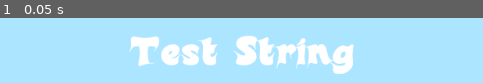
Above: before the commit, frame 1.
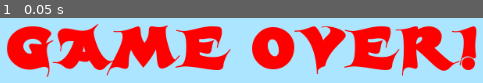
Above: after the commit, the same moment.

Repository: KennedyMungai/SimplePlatformer
Game: Godot game, scene res://Scenes/GameOver.tscn
The game is run twice, just before and just after one commit, with the same random seed, the same clock (stepped at 60 frames per second) and the same inputs. This scene is started directly instead of the project's main scene.
Inputs:
- Up to frame 1 (0.05 s): no input

The runs differ from the first frame. In frame 1, 44% of the frame differs, in the area x 1-99%, y 9-91%.

Commit message:
CHanged the font size to 75 and used a deep red as the font color

Diff:
--- a/Scenes/GameOver.tscn
+++ b/Scenes/GameOver.tscn
@@ -4,7 +4,7 @@
 [ext_resource path="res://Fonts/candles_.ttf" type="DynamicFontData" id=2]
 
 [sub_resource type="DynamicFont" id=1]
-size = 50
+size = 75
 font_data = ExtResource( 2 )
 
 [node name="GameOver" type="Control"]
@@ -22,13 +22,14 @@
 anchor_bottom = 1.0
 
 [node name="VBoxContainer" type="VBoxContainer" parent="CenterContainer"]
-margin_left = 368.0
-margin_top = 268.0
-margin_right = 655.0
-margin_bottom = 332.0
+margin_left = 210.0
+margin_top = 252.0
+margin_right = 814.0
+margin_bottom = 348.0
 
 [node name="Label" type="Label" parent="CenterContainer/VBoxContainer"]
-margin_right = 287.0
-margin_bottom = 64.0
+margin_right = 604.0
+margin_bottom = 96.0
+custom_colors/font_color = Color( 1, 0, 0, 1 )
 custom_fonts/font = SubResource( 1 )
-text = "Test String"
+text = "GAME OVER!"
